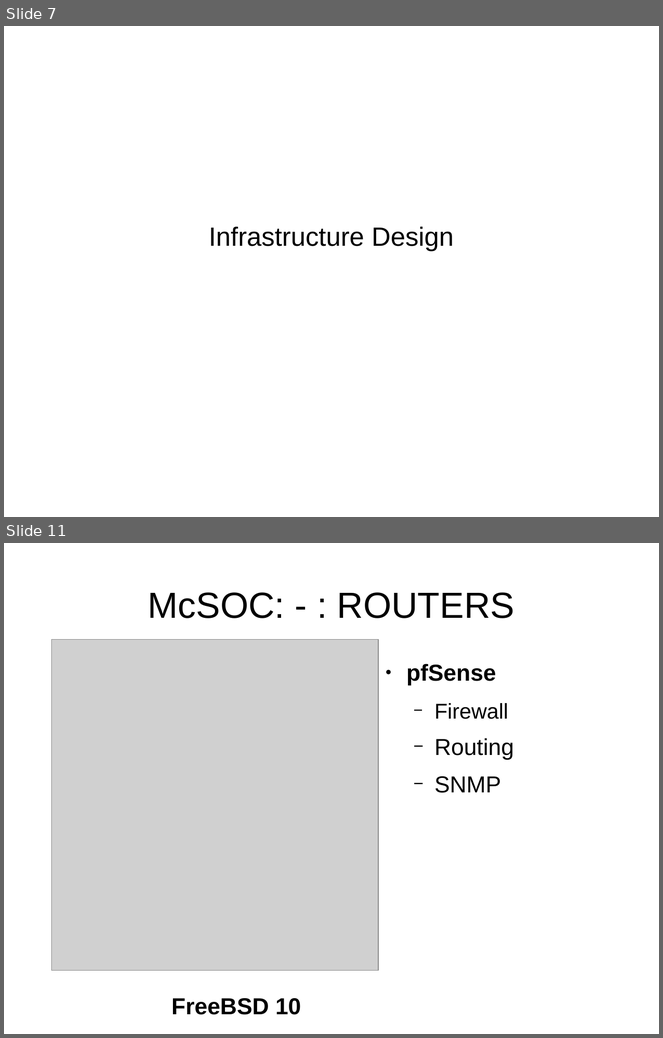
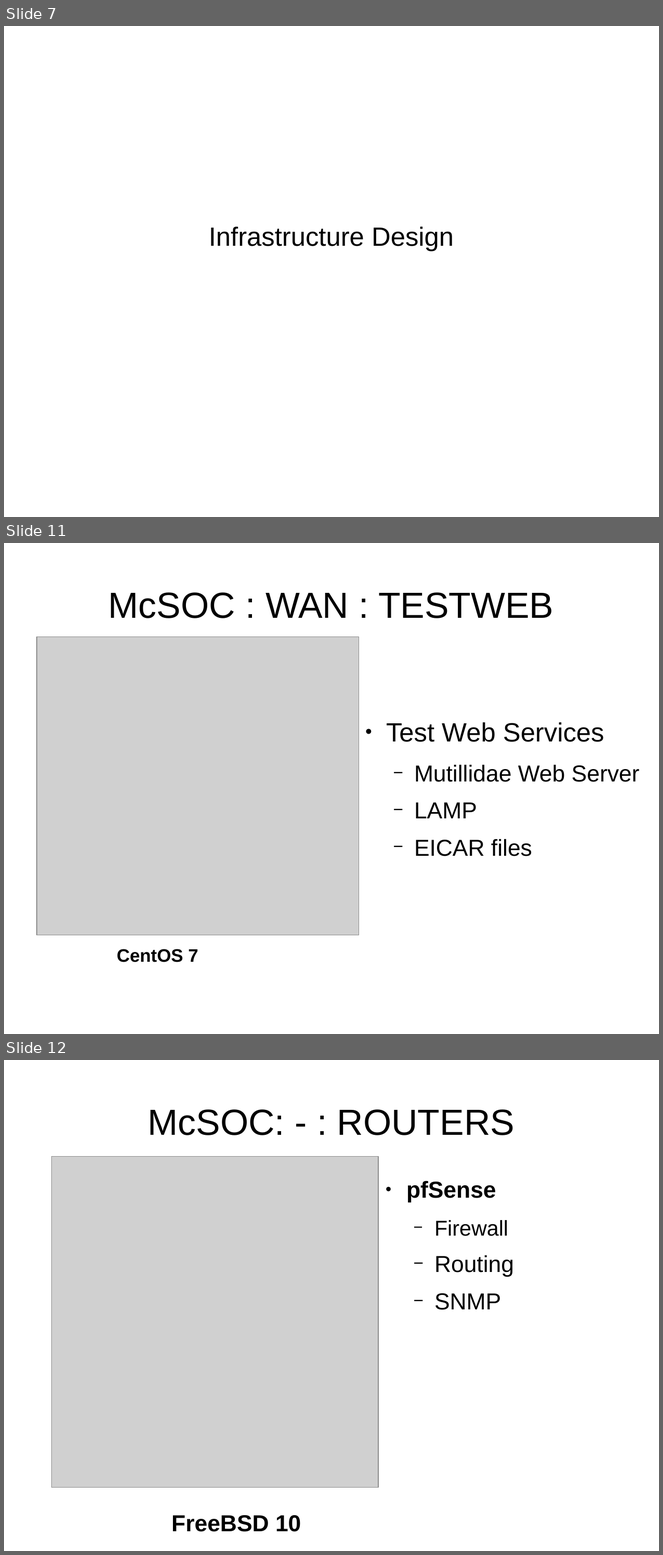
Before and after one commit to cyberxml/mcsoc, a slide deck: docs/McSOC Presentation.odp. Shown one above the other, each under a label of ours: slides 7 and 11 before the commit, slides 7, 11 and 12 after it; the slides between them are not shown. The pictures are 663x1038 and 663x1555 pixels, drawn with LibreOffice and Linux fonts; fonts in the diff are those of the drawing; grey boxes stand for pictures. Boxes give left, top, right and bottom in pixels: in the first picture for what was removed or moved away, otherwise in the second. Text is boxed around its words. In the diff, an @@ line names an element or a change of style, - is before the commit and + after.

Commit message:
web svr, squid/clam/c-icap, mutillidae

```diff
--- a/docs/McSOC Presentation.odp
+++ b/docs/McSOC Presentation.odp
@@ slide 11 added at bbox=[4, 543, 659, 1034], background #FFFFFF @@
@@ title added at bbox=[109, 592, 554, 618], 44 pt, text #000000 @@
+McSOC : WAN : TESTWEB
@@ picture added at bbox=[37, 637, 359, 936] @@
@@ text added at bbox=[386, 722, 640, 857], 28 pt, text #000000 @@
+● Test Web Services
+  − Mutillidae Web Server
+  − LAMP
+  − EICAR files
@@ text added at bbox=[117, 949, 198, 963], 22 pt, text #000000, bold @@
+CentOS 7
@@ what was slide 11 is now slide 12 @@
```
Also in this commit, not shown: 7 slides changed, 1 other slide added, 31 other files.
